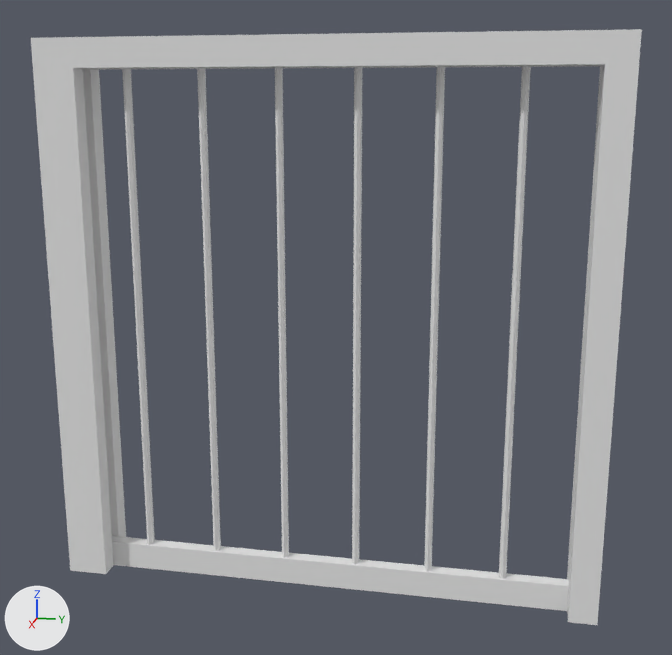
The FBX model Assets/Models/DoorGate.fbx as it was, and as the next commit left it.
Before and after are seen from a 50 mm camera at (3.16, 0.68, 0.8) aimed at (-0.01, 0.04, 0.01). The axes (+X, +Y, +Z) are drawn at lower left. The lights are the same throughout. Where no turn or scale is listed for an object, it has been applied to the vertices.

The first picture shows 'Frame', 'Gate'.
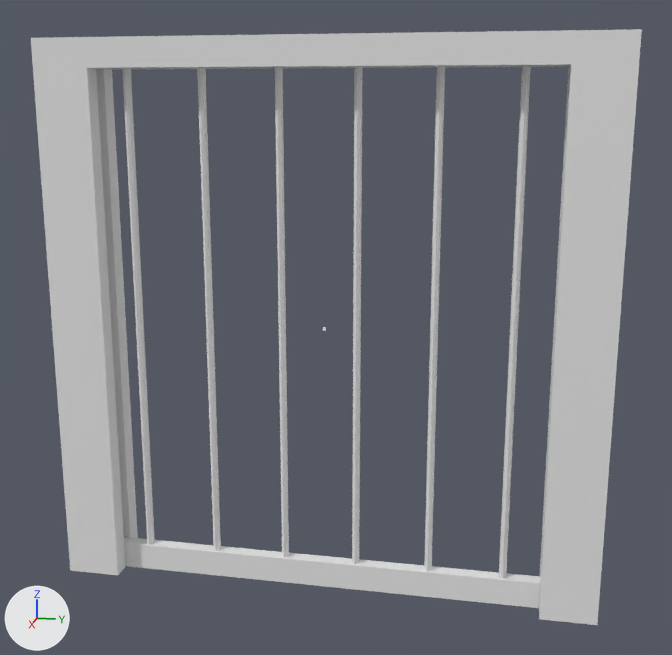
Location of each change, (x1, y1, x2, y2) in pixels of the pictures (672 x 655 px):
```json
{"part": 1, "of": "me_cube", "change": "cut back", "before": [70, 61, 608, 623], "after": [70, 61, 608, 623]}
```

Edits to the scene script, one JSON object a line:
```json
{"block": "me_cube", "where": "me_cube.from_pydata(...)  # 32 vertices, 18 faces; spans x -0.1..0.1, y -1.0..1.0, z -1.0..1.0"}
{"block": "me_cube", "where": "# used by ob_frame; location = (0.0, 0.0, 0.0)"}
{"block": "me_cube", "where": "# verts and faces of me_cube; kept vertices keep their numbers, new ones are numbered from 32"}
{"block": "me_cube", "where": "# before: 1 (0.1, 1.0, -1.0) at pixel (597, 625), 3 (0.1, -1.0, -1.0) at pixel (70, 570), 5 (-0.1, 1.0, -1.0), 7 (-0.1, -1.0, -1.0), 8 (-0.1, 0.9, 0.9) at pixel (600, 66)"}
{"block": "me_cube", "where": "# before: 9 (-0.1, -0.85, 0.9) at pixel (98, 69), 10 (-0.1, -0.85, -1.0), 11 (-0.1, 0.9, -1.0), 12 (0.1, -0.85, 0.9) at pixel (73, 67), 13 (0.1, 0.9, 0.9) at pixel (605, 64)"}
{"block": "me_cube", "where": "# before: 14 (0.1, -0.85, -1.0) at pixel (106, 574), 15 (0.1, 0.9, -1.0) at pixel (568, 622), 20 (-0.03, -0.95, -1.0), 21 (0.03, -0.95, -1.0), 22 (0.03, -0.85, -1.0) at pixel (113, 565)"}
{"block": "me_cube", "where": "# before: 23 (-0.03, -0.85, -1.0), 24 (-0.03, 0.95, -1.0), 25 (-0.03, 0.9, -1.0), 26 (0.03, 0.95, -1.0), 27 (0.03, 0.9, -1.0) at pixel (567, 611)"}
{"block": "me_cube", "where": "# before: 28 (-0.03, 0.9, 0.9) at pixel (601, 65), 29 (0.03, 0.9, 0.9) at pixel (603, 65), 30 (-0.03, -0.85, 0.9) at pixel (90, 69), 31 (0.03, -0.85, 0.9) at pixel (82, 68)"}
{"op": "remove", "block": "me_cube", "code": "me_cube.materials.append(mat_material)  # white #e7e7e7"}
{"block": "me_cube", "change": "me_cube part 1"}
{"op": "add", "block": "me_cube", "code": "delete_faces([(3, 7, 10, 23, 20, 21, 22, 14), (1, 15, 27, 26, 24, 25, 11, 5)])"}
{"op": "add", "block": "me_cube", "code": "for i in [8, 11, 13, 15, 25, 27, 28, 29]: verts[i] += (0.0, -0.1, 0.0)"}
{"op": "add", "block": "me_cube", "code": "for i in [9, 10, 12, 14, 22, 23, 30, 31]: verts[i] += (0.0, 0.05, 0.0)"}
```
